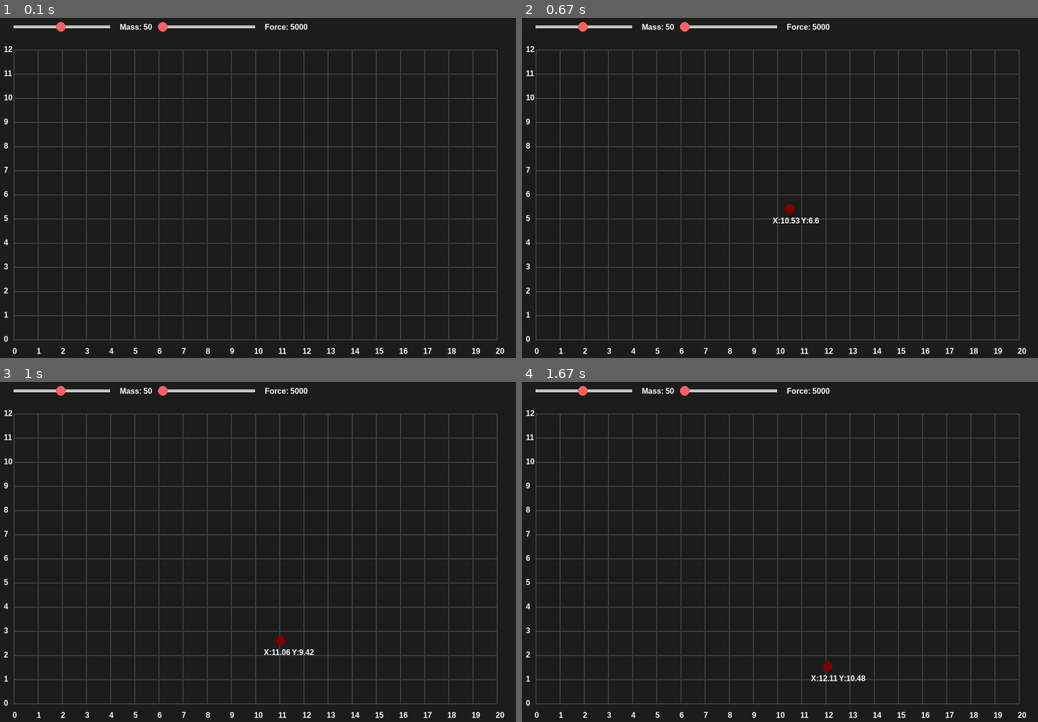
Above: before the commit, frames 1-4 (two rows, left to right).
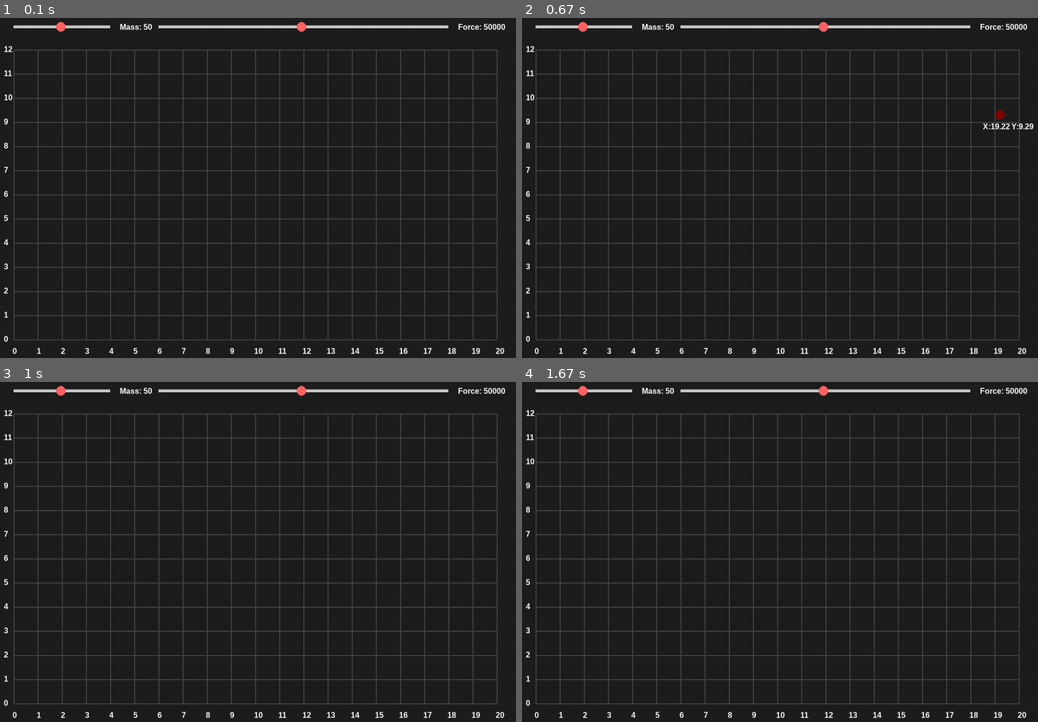
Above: after the commit, the same moments.

Repository: ChristopherBroendholt/PyGame
Game: pygame game, started from main.py
The game is run twice, just before and just after one commit, with the same random seed, the same clock (stepped at 60 frames per second) and the same inputs.
Inputs (mouse positions are in pixels of both pictures, inside the frame that each line leads up to):
- Up to frame 1 (0.1 s): no input
- Up to frame 2 (0.67 s): hold Q from 0.33 s (still down); hold D from 0.33 s (still down)
- Up to frame 3 (1 s): release Q at 0.8 s; release D at 0.8 s; tap E at 0.83 s
- Up to frame 4 (1.67 s): click (965, 548) at 1.22 s

The runs differ from the first frame. In frame 1, 0.6% of the frame differs, in the area x 30-99%, y 1-5%; in frame 2, 0.8%, in the area x 30-100%, y 1-61%; in frame 3, 0.7%; in frame 4, 0.7%.

Commit message:
Small changes

Diff:
--- a/src/UI/ui_handler.py
+++ b/src/UI/ui_handler.py
@@ -6,7 +6,7 @@
 
 	def __init__(self) -> None:
 		self.mass_slider = Slider(x=100, y=50, width=200, min_val=1, max_val=100, start_val=50, value_text='Mass')
-		self.force_slider = Slider(x=400, y=50, width=200, min_val=1, max_val=100000, start_val=5000, value_text='Force')
+		self.force_slider = Slider(x=400, y=50, width=600, min_val=1000, max_val=100000, start_val=50000, value_text='Force')
 
 
 	def handle_events(self, events) -> None:
--- a/src/entities/ball.py
+++ b/src/entities/ball.py
@@ -64,7 +64,7 @@
 
 	def _get_pos_string(self) -> str:
 		x =	round((self.position.x - 100) / 50, 2)
-		y = round((self.position.y - 100) / 50, 2)
+		y = round(12 - ((self.position.y - 100) / 50), 2)
 
 		return f'X:{x} Y:{y}'
 
--- a/src/game_engine/entity_manager.py
+++ b/src/game_engine/entity_manager.py
@@ -5,24 +5,26 @@
 
 class EntityManager:
 
-    def __init__(self) -> None:
+	def __init__(self) -> None:
 
-        self.ball_dict: Dict[str, Ball] = {}
+		self.ball_dict: Dict[str, Ball] = {}
 
-    def apply_force(self, force: int) -> None:
-        for entity in self.ball_dict.values():
-            entity.apply_force(Vector2(force, -abs(force)))
+	def apply_force(self, force: Vector2) -> None:
+		print(force)
 
-    def update_entities(self, delta_time:float) -> None:
-        for entity in self.ball_dict.values():
-            entity._update(delta_time)
+		for entity in self.ball_dict.values():
+			entity.apply_force(force)
 
-    def add(self, ball: Ball) -> None:
-        self.ball_dict[ball.id] = ball
+	def update_entities(self, delta_time:float) -> None:
+		for entity in self.ball_dict.values():
+			entity._update(delta_time)
 
-    def delete_all(self) -> None:
-        self.ball_dict = {}
+	def add(self, ball: Ball) -> None:
+		self.ball_dict[ball.id] = ball
 
-    def draw(self, screen) -> None:
-        for entity in self.ball_dict.values():
-            entity.draw(screen)
+	def delete_all(self) -> None:
+		self.ball_dict = {}
+
+	def draw(self, screen) -> None:
+		for entity in self.ball_dict.values():
+			entity.draw(screen)
--- a/src/game_engine/event_handler.py
+++ b/src/game_engine/event_handler.py
@@ -30,18 +30,32 @@
 					)
 
 				# Delete all balls
-				if event.key == pygame.K_w:
+				if event.key == pygame.K_e:
 					self.entity_manager.delete_all()
 
 				# Move all balls
 				if event.key == pygame.K_a:
 					self.entity_manager.apply_force(
-						-StateManager.get_force()
+						Vector2(
+							-StateManager.get_force(),
+							-StateManager.get_force()
+						)
 					)
 
 				if event.key == pygame.K_d:
 					self.entity_manager.apply_force(
-						StateManager.get_force()
+						Vector2(
+							StateManager.get_force(),
+							-StateManager.get_force()
+						)
+					)
+
+				if event.key == pygame.K_w:
+					self.entity_manager.apply_force(
+						Vector2(
+							0,
+							-StateManager.get_force()
+						)
 					)
 
 			if event.type == pygame.MOUSEBUTTONDOWN:
--- a/src/game_engine/game_engine.py
+++ b/src/game_engine/game_engine.py
@@ -43,7 +43,7 @@
 
 
 	def game_loop(self) -> None:
-		self.delta_time = self.clock.tick(300) / 1000.0
+		self.delta_time = self.clock.tick(60) / 1000.0
 
 		self.handle_events()
 		self.update_entities()
Not shown, changed: README.md
